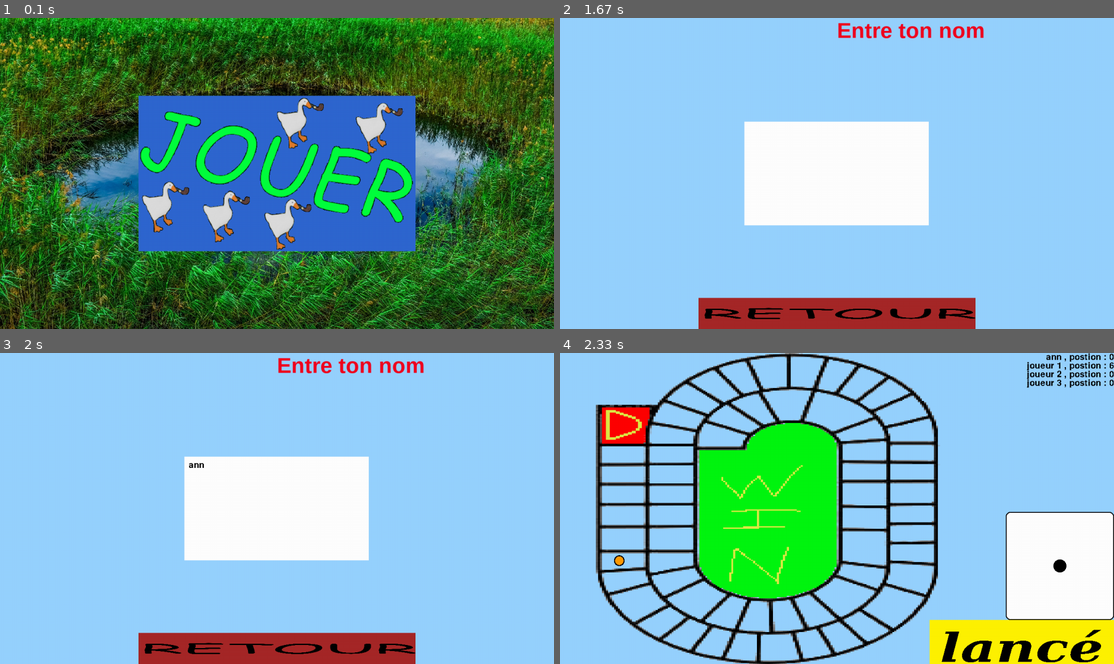
Above: before the commit, frames 1-4 (two rows, left to right).
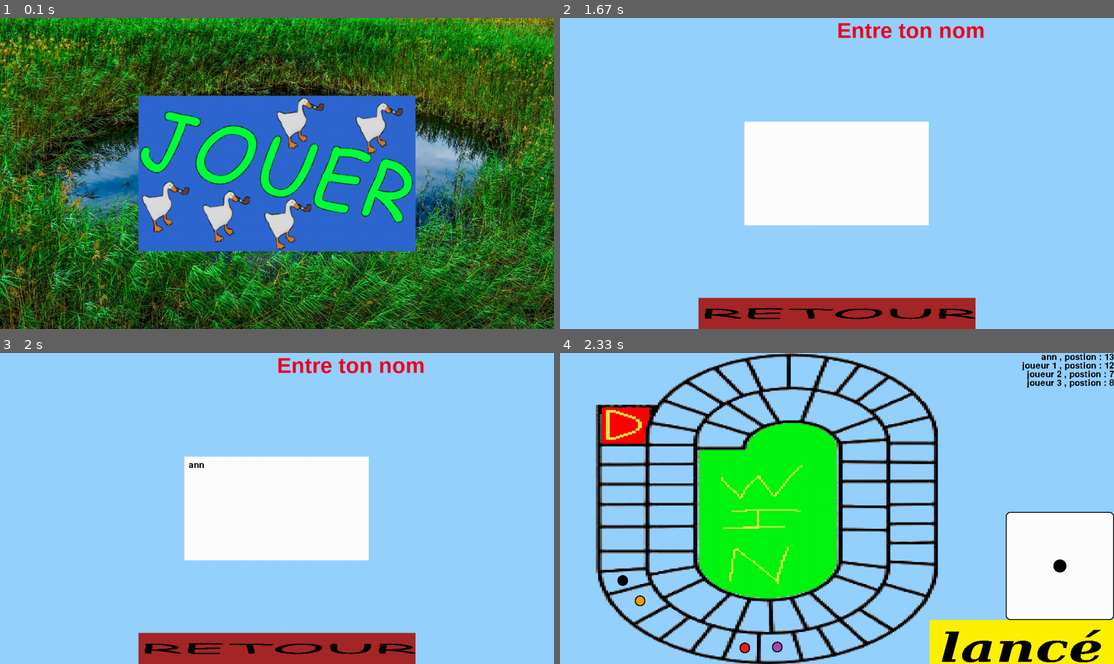
Above: after the commit, the same moments.

Repository: chokinyan/nsi-projet
Game: pygame game, started from projet nsi/projet.py
Two runs of this game, one before a commit and one after it. Both use one fixed random seed, a clock stepped at 60 frames per second and the inputs below.
Inputs (mouse positions are in pixels of both pictures, inside the frame that each line leads up to):
- Up to frame 1 (0.1 s): no input
- Up to frame 2 (1.67 s): click (837, 173) at 0.38 s; click (837, 195) at 0.72 s; click (886, 173) at 1.05 s; click (753, 173) at 1.38 s
- Up to frame 3 (2 s): type "ann" at 1.67 s
- Up to frame 4 (2.33 s): tap Enter at 2 s; click (1019, 642) at 2.22 s

Frames 1-3 are identical in both runs. In frame 4, 0.7% of the frame differs, in the area x 9-100%, y 0-97%.

Commit message:
Update projet.py

Diff:
--- a/projet nsi/projet.py
+++ b/projet nsi/projet.py
@@ -268,12 +268,11 @@
                 pyg.display.flip()
                 dée_sond = pyg.mixer.Sound(r"projet nsi\Son\test\dée.mp3")
                 dée_sond.play()
-                #pyg.time.wait(int(dée_sond.get_length()))
+                pyg.time.wait(int(dée_sond.get_length()))
                 #Son\dée\test.mp3
-            self.joueur_tour = self.joueur_tour + 1 if self.joueur_tour + 1 <= len(joueure) else 0
-            print(self.joueur_tour)
             joueure[self.joueur_tour].new_position()
             self.partie(joueure=joueure)
+            self.joueur_tour = self.joueur_tour + 1 if self.joueur_tour + 1 < len(joueure) else 0
 
     def test(self) -> None:
         self.disp.clear()
@@ -281,11 +280,12 @@
         print(pyg.display.get_driver())
 
     def pion(self,joueure : list[joueur_info]) -> None:
+
         for i in range(len(joueure)):
             pion.__setitem__(i+1,pyg.image.load(f"projet nsi\image\pion\pion{i+1}.png"))
             pion[i+1] = pyg.transform.scale(pion[i+1],(pion[i+1].get_width()*0.5,pion[i+1].get_height()*0.5))
-        for i in pion.values():
-            ((self.disp).scr).blit(i,center_case[joueur[self.joueur_tour].position])
+        for i,j in pion.items():
+            ((self.disp).scr).blit(j,center_case[joueur[i-1].position])
 
 
 
